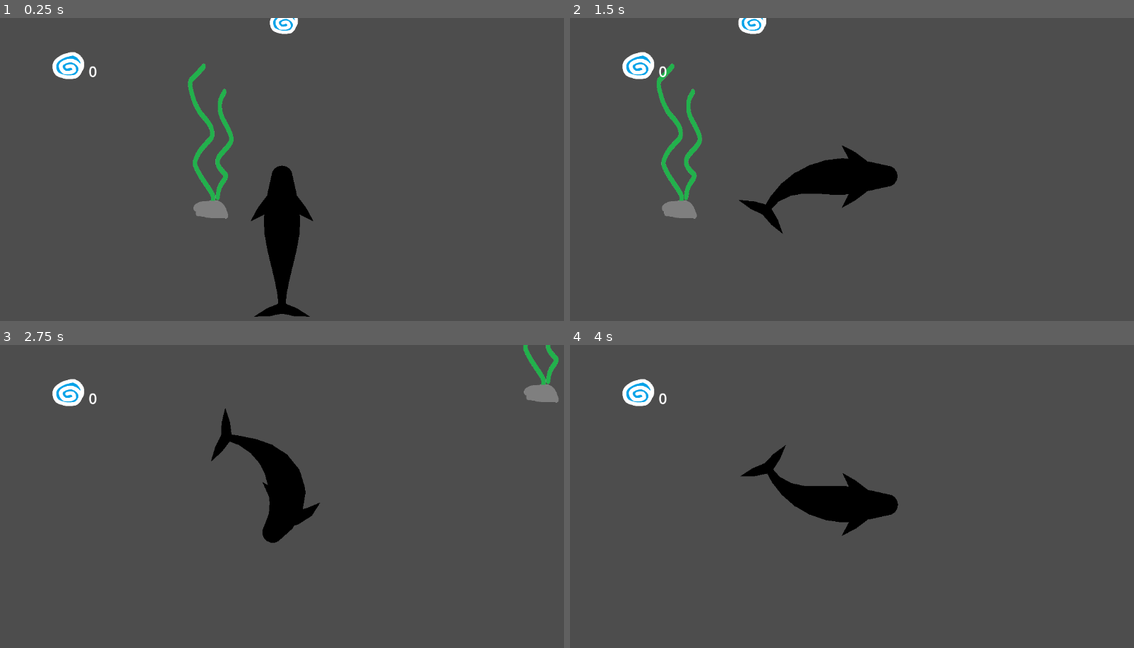
Above: before the commit, frames 1-4 (two rows, left to right).
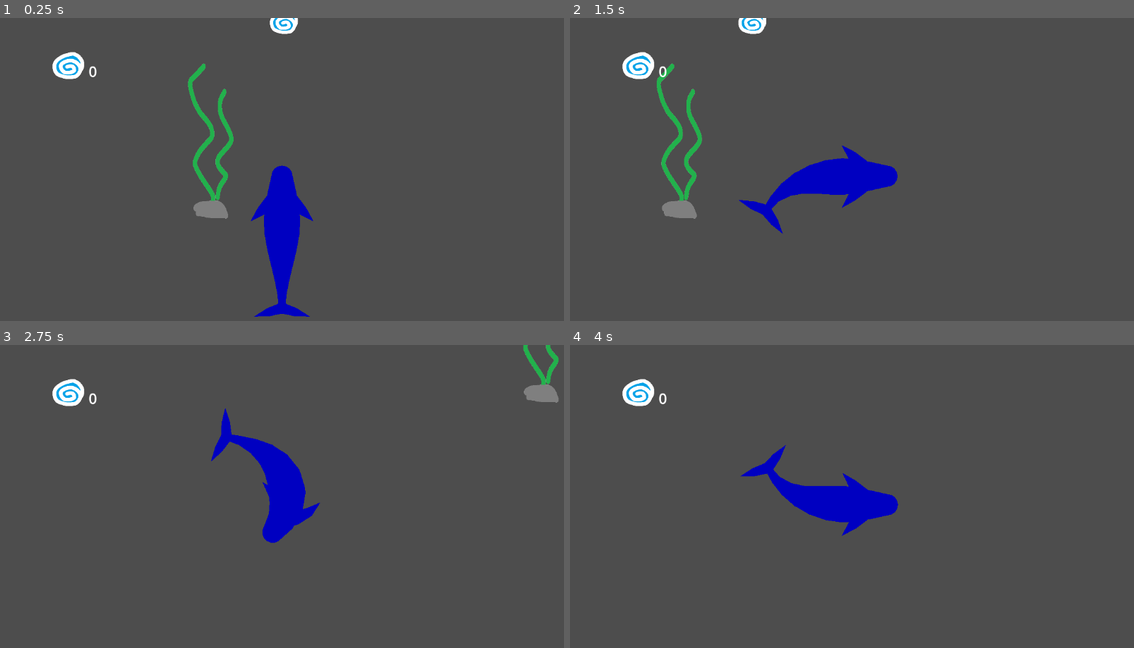
Above: after the commit, the same moments.

Repository: maedi05/whale-game-prototype
Game: Godot game, scene res://Scenes/test_level_1.tscn
Same seed, same stepped clock (60 frames per second), same inputs: the game is played once before the commit and once after it. The engine's default icon, where the game draws it, is replaced by a stand-in: a white triangle on a blue panel in a dark square.
Inputs (mouse positions are in pixels of both pictures, inside the frame that each line leads up to):
- Up to frame 1 (0.25 s): no input
- Up to frame 2 (1.5 s): tap Enter at 0.5 s; move the mouse to (976, 160) at 0.52 s; hold D (right) from 0.53 s (still down); tap Ctrl (dash) at 0.6 s; tap Space (jump) at 0.77 s; move the mouse to (739, 190) at 1.27 s; tap Shift (run) at 1.35 s
- Up to frame 3 (2.75 s): tap Space (jump) at 1.52 s; move the mouse to (338, 432) at 2.02 s; release D (right) at 2.03 s; press the mouse at (338, 432) at 2.03 s; hold A (left) from 2.03 s (still down)
- Up to frame 4 (4 s): move the mouse to (823, 566) at 2.77 s; release A (left) at 2.78 s; release the mouse at (823, 566) at 2.78 s; hold D (right) from 2.78 s (still down); tap Ctrl (dash) at 2.85 s; tap Space (jump) at 3.02, 3.77 s; move the mouse to (1021, 551) at 3.52 s; hold Shift (run) from 3.53 s (still down)

The runs differ from the first frame. In frame 1, 2.4% of the frame differs, in the area x 44-56%, y 48-99%; in frame 2, 2.4%, in the area x 29-59%, y 42-72%; in frame 3, 2.4%; in frame 4, 2.4%.

Commit message:
bullet growth
bullets get scaled now over time

Diff:
--- a/Scenes/bullet.tscn
+++ b/Scenes/bullet.tscn
@@ -1,30 +1,29 @@
 [gd_scene format=3 uid="uid://cceekhmnjvavr"]
 
 [ext_resource type="Script" uid="uid://bg70pi1pswd3" path="res://Scripts/bullet.gd" id="1_oduel"]
-[ext_resource type="Texture2D" uid="uid://df8goav1av8sk" path="res://Sprites/Game elements/Projectiles/Bullet1.svg" id="2_oduel"]
+[ext_resource type="Texture2D" uid="uid://c2ouktatckxih" path="res://Sprites/Game elements/Projectiles/Bullet1_slim.svg" id="2_oduel"]
 
-[sub_resource type="RectangleShape2D" id="RectangleShape2D_4ybl7"]
-size = Vector2(63, 127)
-
-[sub_resource type="RectangleShape2D" id="RectangleShape2D_d14bn"]
-size = Vector2(63, 127)
+[sub_resource type="CapsuleShape2D" id="CapsuleShape2D_ycag2"]
+radius = 22.0
+height = 64.0
 
 [node name="Bullet" type="CharacterBody2D" unique_id=427414620]
 collision_layer = 16
 collision_mask = 13
 script = ExtResource("1_oduel")
+growth_rate = 4.0
 
 [node name="Sprite2D" type="Sprite2D" parent="." unique_id=1635545227]
-position = Vector2(8.999998, -14)
-scale = Vector2(0.08348128, 0.08348128)
+position = Vector2(10, 0)
+scale = Vector2(0.04774219, 0.047742188)
 texture = ExtResource("2_oduel")
 
 [node name="CollisionShape2D" type="CollisionShape2D" parent="." unique_id=1277480558]
-position = Vector2(6.5, -7.5)
-shape = SubResource("RectangleShape2D_4ybl7")
+position = Vector2(4, 4)
+shape = SubResource("CapsuleShape2D_ycag2")
 
 [node name="Area2D" type="Area2D" parent="." unique_id=1095999948]
 
-[node name="CollisionShape2D" type="CollisionShape2D" parent="Area2D" unique_id=1678323590]
-position = Vector2(6.5, -7.5)
-shape = SubResource("RectangleShape2D_d14bn")
+[node name="CollisionShape2D" type="CollisionShape2D" parent="Area2D" unique_id=1972338174]
+position = Vector2(4, 4)
+shape = SubResource("CapsuleShape2D_ycag2")
--- a/Scenes/whale.tscn
+++ b/Scenes/whale.tscn
@@ -35,7 +35,7 @@
 points = PackedVector2Array(0, 0, 0, 0, 0, 0, 0, 0, 0, 0, 0, 0, 0, 0, 0, 0, 0, 0, 0, 0)
 width = 50.0
 width_curve = SubResource("Curve_sweem")
-default_color = Color(0, 0, 0, 1)
+default_color = Color(0, 0, 0.75686276, 1)
 joint_mode = 2
 begin_cap_mode = 2
 end_cap_mode = 2
@@ -44,32 +44,32 @@
 points = PackedVector2Array(0, 0, 0, 0, 0, 0, 0, 0)
 width = 20.0
 width_curve = ExtResource("2_ltmiw")
-default_color = Color(0, 0, 0, 1)
+default_color = Color(0, 0, 0.75686276, 1)
 
 [node name="limb_right" type="Line2D" parent="." unique_id=1165367975]
 points = PackedVector2Array(0, 0, 0, 0, 0, 0, 0, 0)
 width = 20.0
 width_curve = ExtResource("2_ltmiw")
-default_color = Color(0, 0, 0, 1)
+default_color = Color(0, 0, 0.75686276, 1)
 
 [node name="fin" type="Line2D" parent="." unique_id=1114453408]
 visible = false
 points = PackedVector2Array(0, 0, 0, 0, 0, 0, 0, 0)
 width = 20.0
 width_curve = SubResource("Curve_us4b6")
-default_color = Color(0, 0, 0, 1)
+default_color = Color(0, 0, 0.75686276, 1)
 
 [node name="fin_left" type="Line2D" parent="." unique_id=744981923]
 points = PackedVector2Array(0, 0, 0, 0, 0, 0)
 width = 15.0
 width_curve = ExtResource("3_ltmiw")
-default_color = Color(0, 0, 0, 1)
+default_color = Color(0, 0, 0.75686276, 1)
 
 [node name="fin_right" type="Line2D" parent="." unique_id=1497950488]
 points = PackedVector2Array(0, 0, 0, 0, 0, 0)
 width = 15.0
 width_curve = ExtResource("3_ltmiw")
-default_color = Color(0, 0, 0, 1)
+default_color = Color(0, 0, 0.75686276, 1)
 
 [node name="Camera2D" type="Camera2D" parent="." unique_id=942010642]
 zoom = Vector2(1.5, 1.5)
--- a/Scripts/bullet.gd
+++ b/Scripts/bullet.gd
@@ -2,6 +2,7 @@
 
 @export var speed: float = 1000.0
 @export var lifetime: float = 2.0   # seconds before auto‑destroy
+@export var growth_rate: float = 0.5 # seconds for growing the bullet to its set size :)
 
 var pos: Vector2
 var rota: float
@@ -26,3 +27,6 @@
 	# If we hit something, destroy the bullet
 	if get_last_slide_collision():
 		queue_free()
+
+func _process(delta):
+	scale += Vector2(growth_rate, growth_rate) * delta
--- a/project.godot
+++ b/project.godot
@@ -20,10 +20,6 @@
 Global="*uid://cqboqidojqqn8"
 EventController="*uid://dc4836k4g62bh"
 
-[display]
-
-window/size/mode=3
-
 [global_group]
 
 Player=""
@@ -33,11 +29,13 @@
 left={
 "deadzone": 0.5,
 "events": [Object(InputEventKey,"resource_local_to_scene":false,"resource_name":"","device":-1,"window_id":0,"alt_press …(191 unchanged characters)…
+, Object(InputEventKey,"resource_local_to_scene":false,"resource_name":"","device":-1,"window_id":0,"alt_pressed":false,"shift_pressed":false,"ctrl_pressed":false,"meta_pressed":false,"pressed":false,"keycode":0,"physical_keycode":4194319,"key_label":0,"unicode":0,"location":0,"echo":false,"script":null)
 ]
 }
 right={
 "deadzone": 0.5,
 "events": [Object(InputEventKey,"resource_local_to_scene":false,"resource_name":"","device":-1,"window_id":0,"alt_press …(192 unchanged characters)…
+, Object(InputEventKey,"resource_local_to_scene":false,"resource_name":"","device":-1,"window_id":0,"alt_pressed":false,"shift_pressed":false,"ctrl_pressed":false,"meta_pressed":false,"pressed":false,"keycode":0,"physical_keycode":4194321,"key_label":0,"unicode":0,"location":0,"echo":false,"script":null)
 ]
 }
 run={
@@ -63,11 +61,13 @@
 up={
 "deadzone": 0.2,
 "events": [Object(InputEventKey,"resource_local_to_scene":false,"resource_name":"","device":-1,"window_id":0,"alt_press …(192 unchanged characters)…
+, Object(InputEventKey,"resource_local_to_scene":false,"resource_name":"","device":-1,"window_id":0,"alt_pressed":false,"shift_pressed":false,"ctrl_pressed":false,"meta_pressed":false,"pressed":false,"keycode":0,"physical_keycode":4194320,"key_label":0,"unicode":0,"location":0,"echo":false,"script":null)
 ]
 }
 down={
 "deadzone": 0.2,
 "events": [Object(InputEventKey,"resource_local_to_scene":false,"resource_name":"","device":-1,"window_id":0,"alt_press …(192 unchanged characters)…
+, Object(InputEventKey,"resource_local_to_scene":false,"resource_name":"","device":-1,"window_id":0,"alt_pressed":false,"shift_pressed":false,"ctrl_pressed":false,"meta_pressed":false,"pressed":false,"keycode":0,"physical_keycode":4194322,"key_label":0,"unicode":0,"location":0,"echo":false,"script":null)
 ]
 }
 
